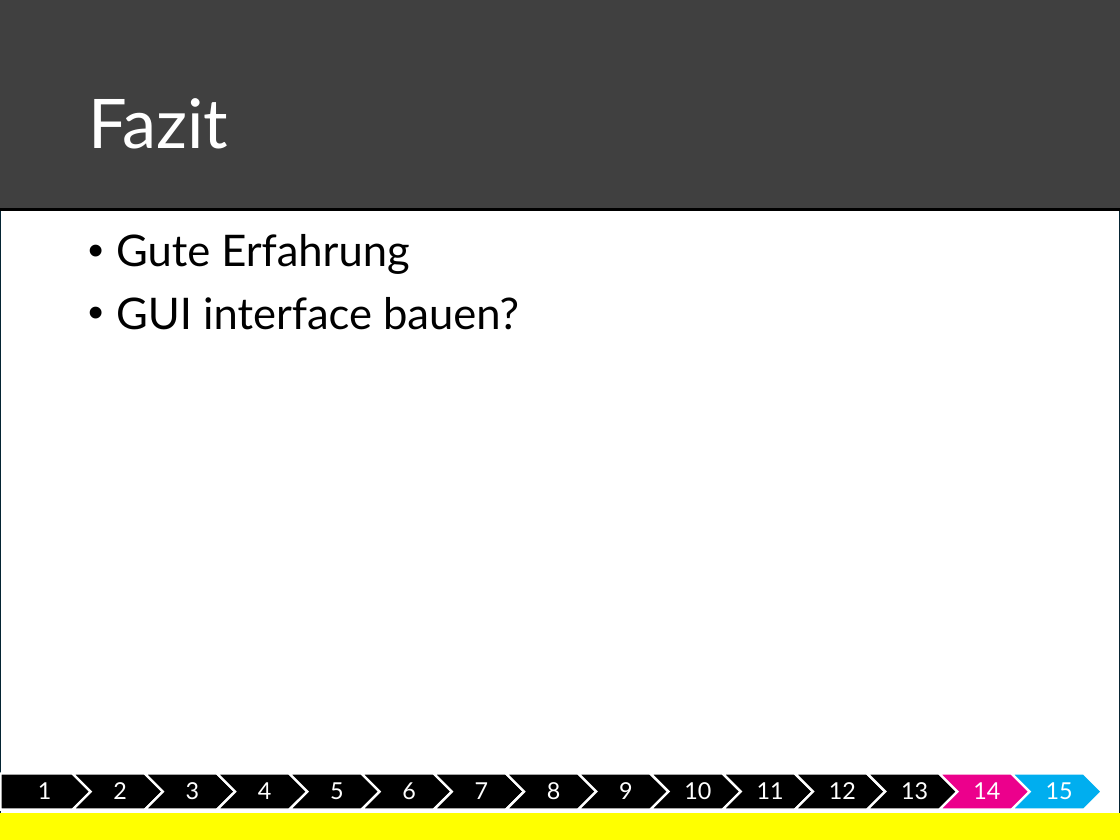
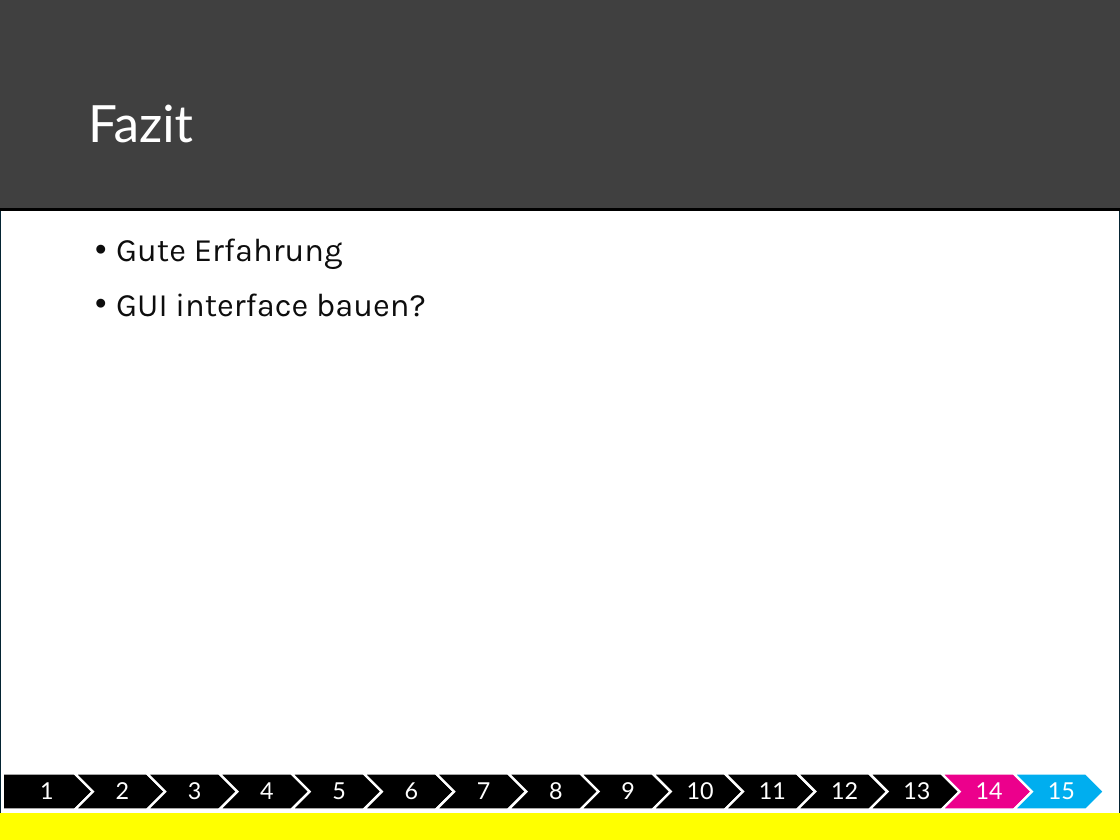
Before and after one commit to gregorio-pirolini/markdown, a slide deck: slide 15 of meinProject43.pptx. Drawn at 1120x840 pixels with LibreOffice and Linux fonts; fonts in the diff are those of the drawing; background and template pictures are left out. Boxes give left, top, right and bottom in pixels: in the first picture for what was removed or moved away, otherwise in the second. Text is boxed around its words. In the diff, an @@ line names an element or a change of style, - is before the commit and + after.

```diff
--- a/meinProject43.pptx
+++ b/meinProject43.pptx
@@ title "Fazit" at bbox=[88, 104, 193, 143]: size 44 to 33 pt @@
@@ text "Gute Erfahrung" at bbox=[116, 238, 426, 317]: size 28 to 21 pt, font Lato to Karla, text colour #000000 to #0D0D0D; list level 1 to 3 in "Gute Erfahrung"; line spacing 0.9 to 1; list level 1 to 3 in "GUI interface bauen?" @@
@@ outline redrawn in 15 elements at bbox=[2, 774, 93, 810], bbox=[75, 774, 166, 810], bbox=[147, 774, 237, 810], bbox=[220, 774, 310, 810], bbox=[291, 774, 382, 810], bbox=[580, 774, 671, 810], bbox=[725, 774, 815, 810], bbox=[942, 774, 1033, 810], bbox=[364, 774, 455, 810], bbox=[436, 774, 526, 810], bbox=[508, 774, 599, 810], bbox=[653, 774, 744, 810], bbox=[797, 774, 888, 810], bbox=[869, 774, 960, 810], bbox=[1014, 774, 1104, 810] @@
```
Also in this commit, not shown: 14 other slides changed, 1 slide added, 1 slide removed, 4 other files.
